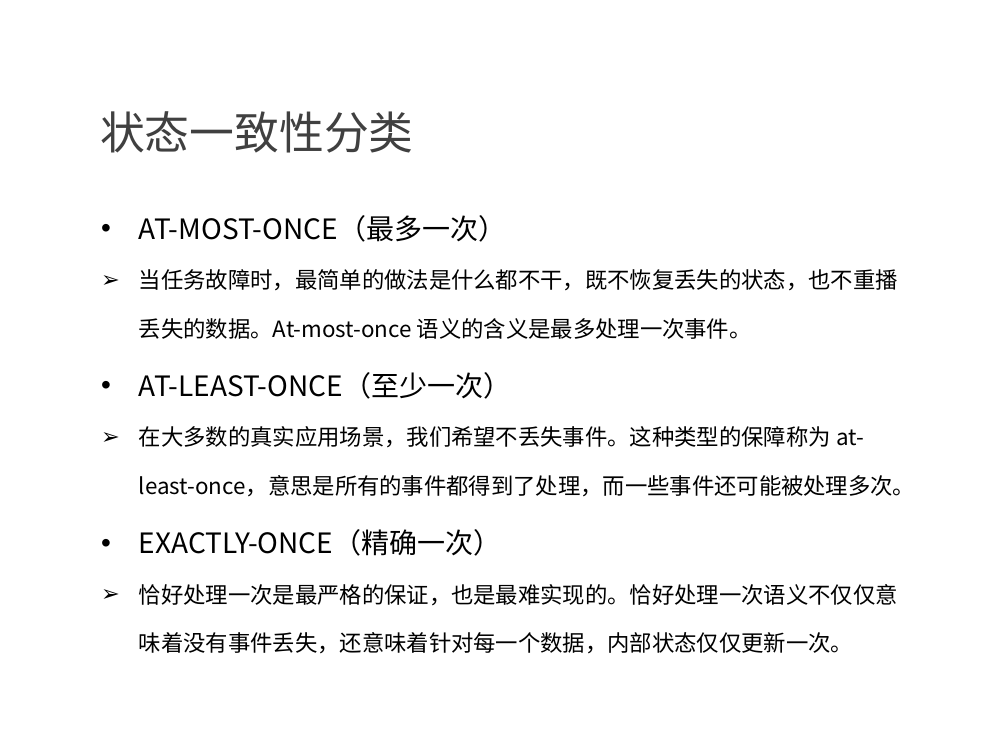
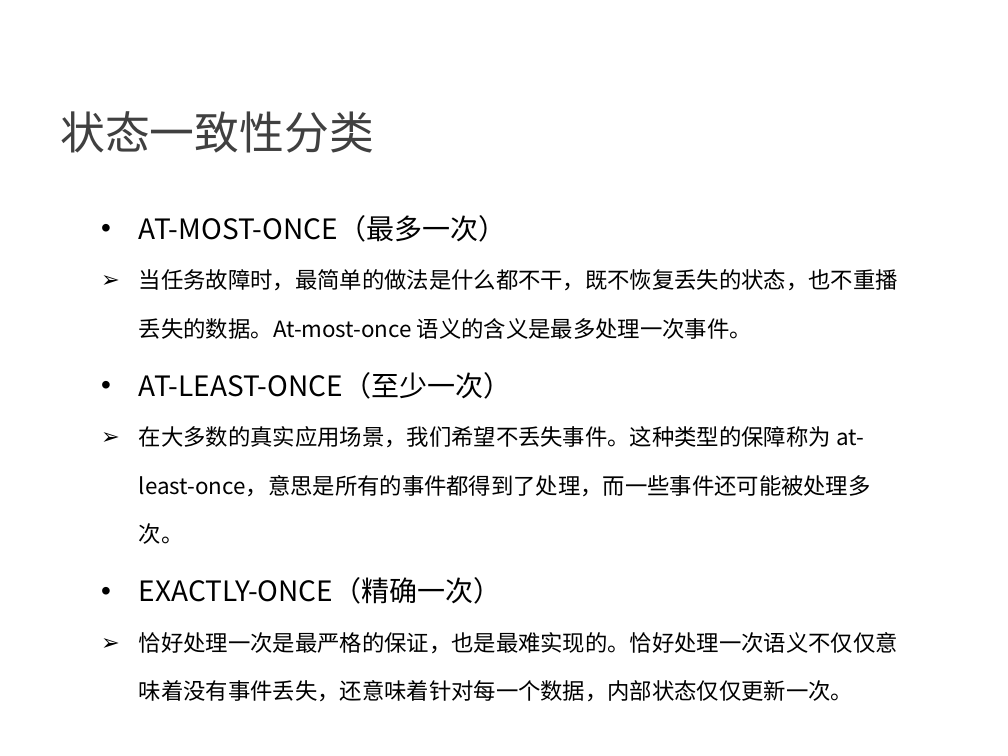
Before and after one commit to confucianzuoyuan/flink-tutorial, a slide deck: slide 4 of slides/7_Flink的状态一致性.pptx. Drawn at 1008x756 pixels with LibreOffice and Linux fonts; fonts in the diff are those of the drawing; background and template pictures are left out. Boxes give left, top, right and bottom in pixels: in the first picture for what was removed or moved away, otherwise in the second. Text is boxed around its words. In the diff, an @@ line names an element or a change of style, - is before the commit and + after.

```diff
--- a/slides/7_Flink的状态一致性.pptx
+++ b/slides/7_Flink的状态一致性.pptx
@@ text "状态一致性分类" at box(60, 111, 374, 153): indent changed @@
@@ text "AT-MOST-ONCE（最多一次）" at box(139, 215, 898, 702): indent changed @@
```
Also in this commit, not shown: 19 other slides changed, 1 slide added, 12 other files.
